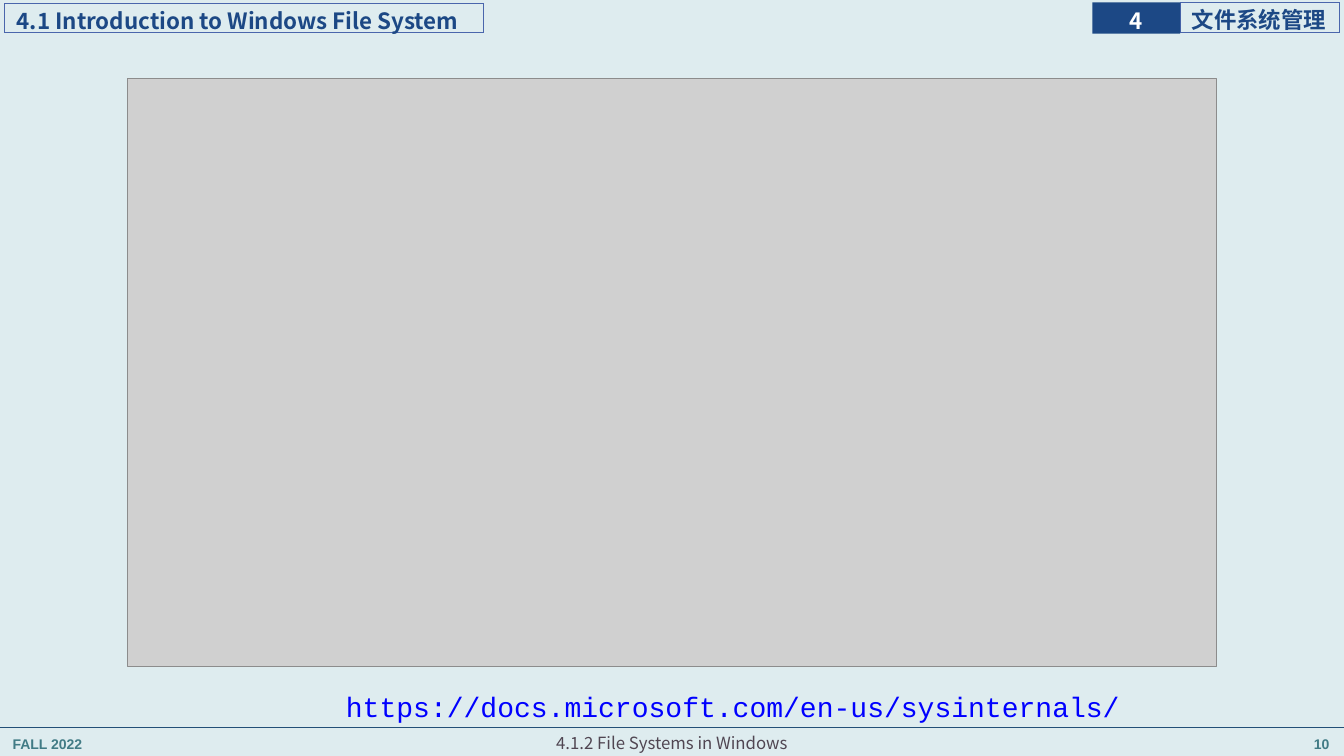
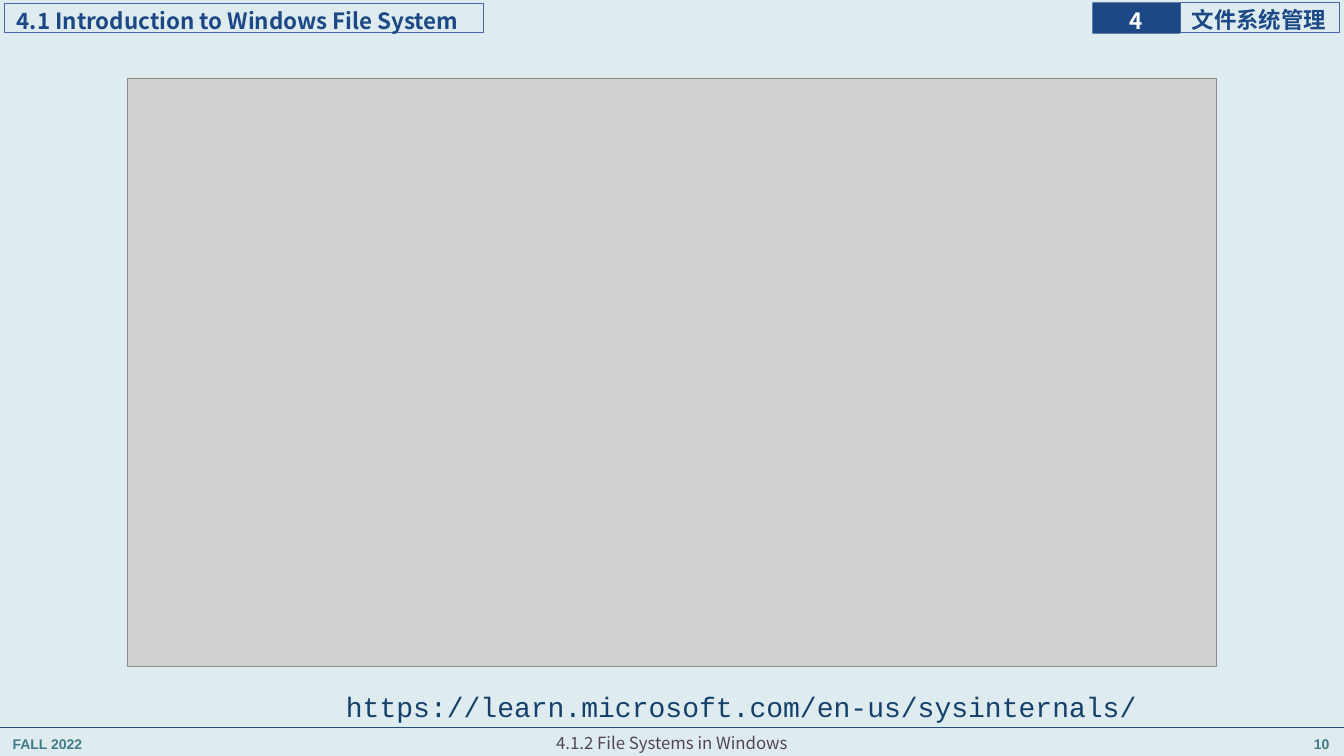
Before and after one commit to principleWindows/win-principle-2022, a slide deck: slide 10 of slides/instruction/principleWindows_4.pptx. Drawn at 1344x756 pixels with LibreOffice and Linux fonts; fonts in the diff are those of the drawing; grey boxes stand for pictures. Boxes give left, top, right and bottom in pixels: in the first picture for what was removed or moved away, otherwise in the second. Text is boxed around its words. In the diff, an @@ line names an element or a change of style, - is before the commit and + after.

```diff
--- a/slides/instruction/principleWindows_4.pptx
+++ b/slides/instruction/principleWindows_4.pptx
@@ text at [346, 697, 1136, 723]: text changed; text colour #0000FF to #143F6A @@
-https://docs.microsoft.com/en-us/sysinternals/
+https://learn.microsoft.com/en-us/sysinternals/
```
Also in this commit, not shown: 8 other slides changed, 3 slides added, 5 other files.
